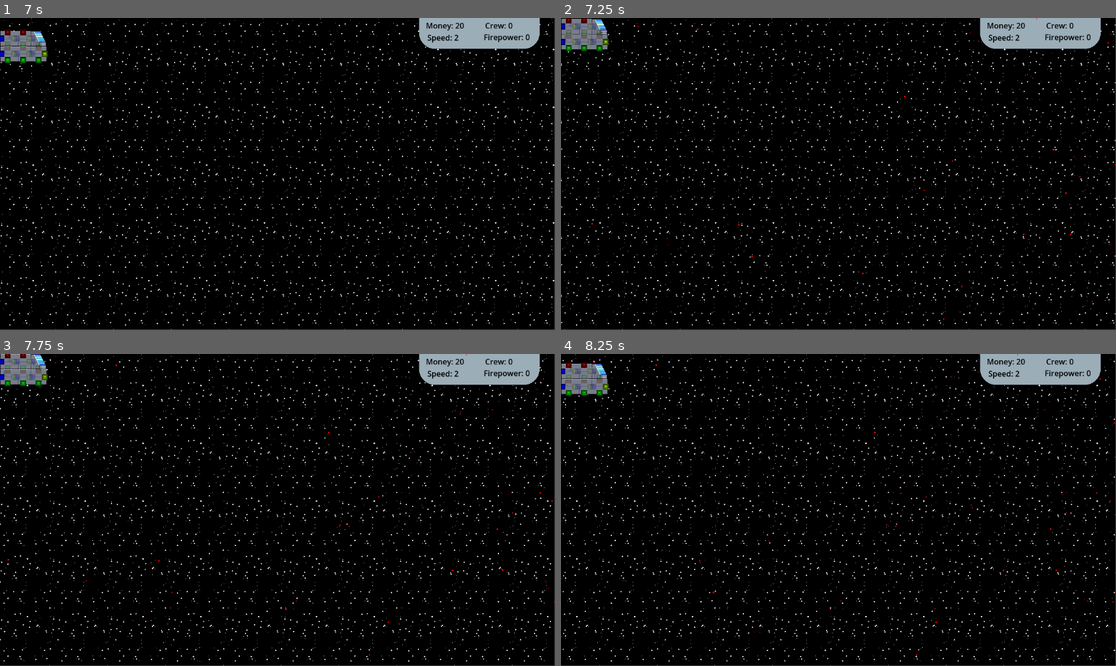
Above: before the commit, frames 1-4 (two rows, left to right).
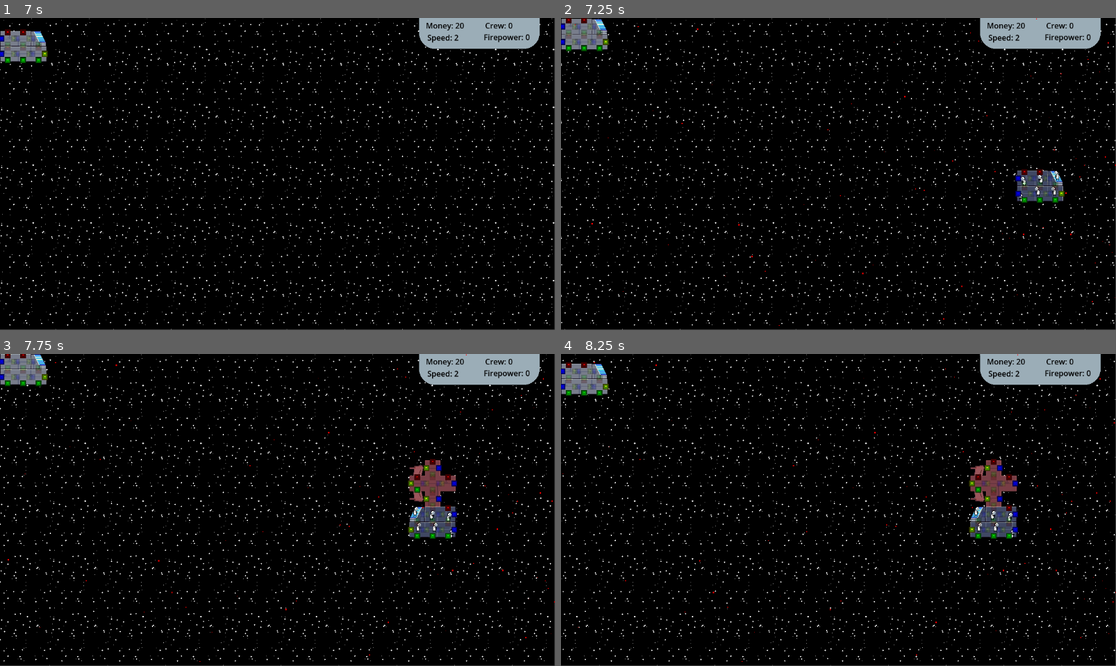
Above: after the commit, the same moments.

Repository: TreadTheDawnGames/GodotWildJam81
Game: Godot game, scene res://game.tscn
The game is run twice, just before and just after one commit, with the same random seed, the same clock (stepped at 60 frames per second) and the same inputs. The engine's default icon, where the game draws it, is replaced by a stand-in: a white triangle on a blue panel in a dark square.
Inputs (mouse positions are in pixels of both pictures, inside the frame that each line leads up to):
- Up to frame 1 (7 s): tap Enter at 0.5, 2, 4.25 s; move the mouse to (399, 158) at 0.52 s; press the mouse at (399, 158) at 0.53 s; hold D (shipRIGHT) 0.53-1.25 s; release the mouse at (399, 158) at 1.25 s; tap Space (DEBUG-SpawnPlayerShip) at 1.25, 3.5, 5 s; drag from (166, 189) to (249, 236) at 1.27 s; move the mouse to (22, 39) at 2.02 s; press the mouse at (22, 39) at 2.03 s; hold D (shipRIGHT) 2.03-2.75 s; release the mouse at (22, 39) at 2.75 s; drag from (72, 24) to (111, 127) at 2.77 s; drag from (55, 24) to (305, 174) at 3.52 s; drag from (5, 24) to (194, 96) at 4.27 s; move the mouse to (5, 39) at 5.02 s; press the mouse at (5, 39) at 5.03 s; hold S (shipDOWN) 5.03-5.75 s; tap M (DEBUG-AddMoney) at 5.65 s; release the mouse at (5, 39) at 5.75 s; drag from (38, 74) to (166, 189) at 5.77 s; move the mouse to (399, 158) at 6.52 s; press the mouse at (399, 158) at 6.53 s; hold W (shipUP) from 6.53 s (still down)
- Up to frame 2 (7.25 s): keep holding W (shipUP); tap L (DEBUG-RandomLevel) at 7.15 s
- Up to frame 3 (7.75 s): release W (shipUP) at 7.25 s; release the mouse at (399, 494) at 7.25 s; drag from (166, 525) to (5, 378) at 7.27 s
- Up to frame 4 (8.25 s): move the mouse to (894, 441) at 8.02 s; press the mouse at (894, 441) at 8.03 s; hold S (shipDOWN) from 8.03 s (still down)

Frame 1 is identical in both runs. In frame 2, 0.8% of the frame differs, in the area x 81-91%, y 48-60%; in frame 3, 1.7%; in frame 4, 1.7%, in the area x 73-83%, y 33-60%.

Commit message:
Lasers his ship parts

Diff:
--- a/Scenes/LevelScenes/level.tscn
+++ b/Scenes/LevelScenes/level.tscn
@@ -8,10 +8,10 @@
 script = ExtResource("1_t13wm")
 
 [node name="PirateSpawner" parent="." instance=ExtResource("3_f0wf7")]
-position = Vector2(1499, 328)
+position = Vector2(931, 302)
 
 [node name="pirateTimer" type="Timer" parent="PirateSpawner"]
-wait_time = 30.0
+wait_time = 0.1
 autostart = true
 
 [node name="AsteroidSpawner" parent="." instance=ExtResource("2_54rtb")]
--- a/Scenes/ShipBuilder/shipyard.tscn
+++ b/Scenes/ShipBuilder/shipyard.tscn
@@ -1,10 +1,9 @@
-[gd_scene load_steps=7 format=3 uid="uid://dv4kwxgdofcnk"]
+[gd_scene load_steps=6 format=3 uid="uid://dv4kwxgdofcnk"]
 
 [ext_resource type="Script" uid="uid://c6sabckhh7itc" path="res://Scripts/ShipContruction/ship_builder.gd" id="1_qqxrl"]
 [ext_resource type="Texture2D" uid="uid://dx5p0yy61fmtg" path="res://Assets/Sprites/ShipBuilder/ShopPanel.png" id="2_irld4"]
 [ext_resource type="Script" uid="uid://26mnybypchly" path="res://Scripts/ShipContruction/room_chooser.gd" id="3_smhu5"]
 [ext_resource type="PackedScene" path="res://Scenes/ShipBuilder/shop_slot.tscn" id="4_gwoxb"]
-[ext_resource type="PackedScene" uid="uid://bdfn3fphqnpka" path="res://Scenes/ShipTilemapScenes/cells/DebugConnectionRoom.tscn" id="5_irld4"]
 
 [sub_resource type="WorldBoundaryShape2D" id="WorldBoundaryShape2D_mniq6"]
 normal = Vector2(90, 0)
@@ -45,6 +44,3 @@
 offset_bottom = 629.0
 text = "Close Shop
 "
-
-[node name="DebugRoom" parent="." instance=ExtResource("5_irld4")]
-position = Vector2(841, 325)
--- /dev/null
+++ b/Scenes/ShipTilemapScenes/Rooms/t_laser.tscn
@@ -0,0 +1,11 @@
+[gd_scene load_steps=3 format=4 uid="uid://d3h6ue3f1hj0m"]
+
+[ext_resource type="PackedScene" uid="uid://qstxmf8vj5hp" path="res://Scenes/ShipBuilder/ship_room.tscn" id="1_r7gv7"]
+[ext_resource type="Texture2D" uid="uid://5u03onf23llo" path="res://Assets/Sprites/LaserT.png" id="2_j5gra"]
+
+[node name="TLaser" instance=ExtResource("1_r7gv7")]
+tile_map_data = PackedByteArray("AAACAAIAAAAAAAAABAACAAAAAAAAAAAABAACAAEAAAAAAAAAAQABAAEAAAAAAAAAAQAAAAEAAAAAAAAAAQABAAAAAAAAAAAAAQABAAIAAAAAAAAAAQA=")
+
+[node name="Sprite2D" parent="." index="0"]
+position = Vector2(48, 48)
+texture = ExtResource("2_j5gra")
--- a/Scenes/ShipTilemapScenes/cells/DebugConnectionRoom.tscn
+++ b/Scenes/ShipTilemapScenes/cells/DebugConnectionRoom.tscn
@@ -1,7 +1,6 @@
-[gd_scene load_steps=4 format=3 uid="uid://bdfn3fphqnpka"]
+[gd_scene load_steps=3 format=3 uid="uid://bdfn3fphqnpka"]
 
 [ext_resource type="PackedScene" uid="uid://qstxmf8vj5hp" path="res://Scenes/ShipBuilder/ship_room.tscn" id="1_xcde8"]
-[ext_resource type="Texture2D" uid="uid://v2txdedh82lb" path="res://Assets/Sprites/Debug/LaserCell.png" id="2_pa20s"]
 
 [sub_resource type="PlaceholderTexture2D" id="PlaceholderTexture2D_xcde8"]
 size = Vector2(32, 96)
@@ -13,12 +12,3 @@
 position = Vector2(16, 16)
 scale = Vector2(1, 0.333333)
 texture = SubResource("PlaceholderTexture2D_xcde8")
-
-[node name="LaserCell2" type="Sprite2D" parent="." index="1"]
-position = Vector2(16, -16)
-texture = ExtResource("2_pa20s")
-
-[node name="LaserCell3" type="Sprite2D" parent="." index="2"]
-position = Vector2(16, 48)
-scale = Vector2(1, -1)
-texture = ExtResource("2_pa20s")
--- a/Scenes/ShipTilemapScenes/cells/laser_cell.tscn
+++ b/Scenes/ShipTilemapScenes/cells/laser_cell.tscn
@@ -17,7 +17,6 @@
 [node name="Timer" type="Timer" parent="."]
 
 [node name="Sprite2D" type="Sprite2D" parent="."]
-visible = false
 texture = ExtResource("2_yp7oj")
 
 [node name="LaserInstantiationPoint" type="Marker2D" parent="."]
--- a/Scenes/projectiles/projectile.gd
+++ b/Scenes/projectiles/projectile.gd
@@ -3,11 +3,13 @@
 
 @export var speed : int = 500
 
+var direction : int = 1
+
 func _ready() -> void:
 	area_entered.connect(HitSomething)
 
 func _process(delta: float) -> void:
-	global_position.x += speed * delta
+	global_position.x += speed * delta * direction
 	if(global_position.x > 1150):
 		queue_free()
 
@@ -16,4 +18,8 @@
 		var ast : Asteroid = area as Asteroid
 		ast.TakeDamage(1)
 		queue_free()
+	if(area.owner is ConnectionCell):
+		var room = area.owner.get_parent() as ShipRoom
+		room.DamageRoom(1)
+		queue_free()
 	return
--- a/Scripts/ShipContruction/cells/laser_cell.gd
+++ b/Scripts/ShipContruction/cells/laser_cell.gd
@@ -32,7 +32,12 @@
 func ShootLaser():
 	if(Map is PlayerShip and Map.editing):
 		return
-	var laser = AMMO.instantiate()
+	var laser : Laser = AMMO.instantiate()
+
+	if(Map is PirateShip):
+		laser.direction = -1
+		laser.scale.x *=-1
+
 	#(clamp(
 	var speedMultiplier : float = curve.sample((float(GlobalPlayerInfo.ActiveLevel.info.SpaceDust)/100.0 ) if GlobalPlayerInfo.ActiveLevel else 0)
 	shotTimer.wait_time = fireRate * speedMultiplier
--- a/Scripts/ShipContruction/ship_room.gd
+++ b/Scripts/ShipContruction/ship_room.gd
@@ -24,6 +24,7 @@
 func _ready():
 	Setup.call_deferred()
 	returnToHome = true
+	sprite = get_node("Sprite2D")
 	goToOffset = -sprite.texture.get_size()/2
 
 func Setup():
Binary file changed: Assets/Sprites/Debug/LaserCell.png
Binary file added: Assets/Sprites/LaserT.png
Not shown, added: Assets/Sprites/LaserT.png.import
